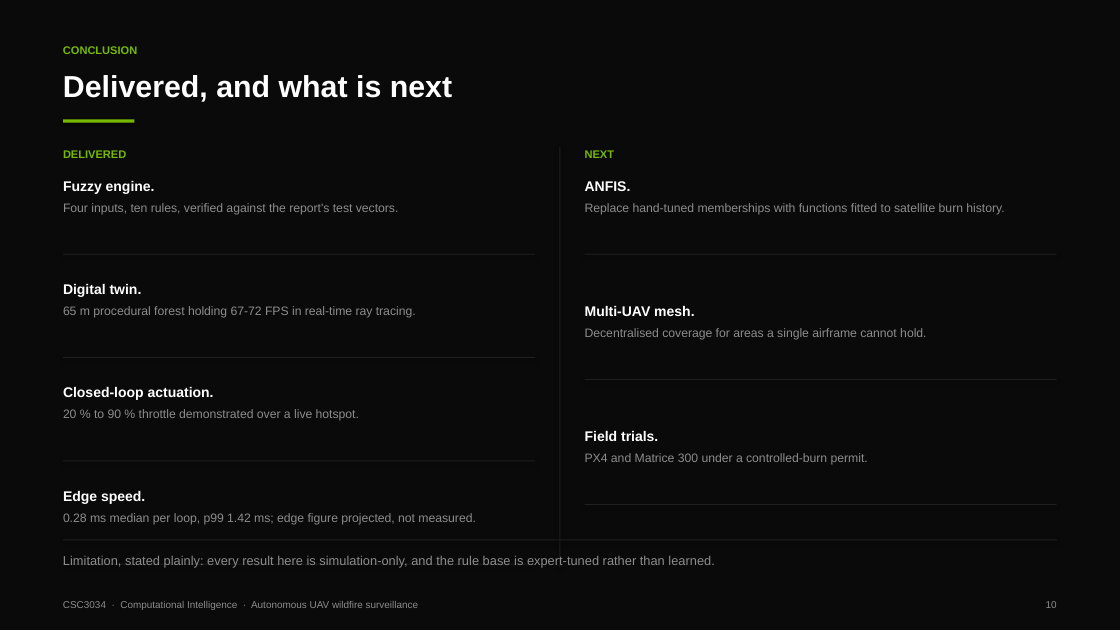
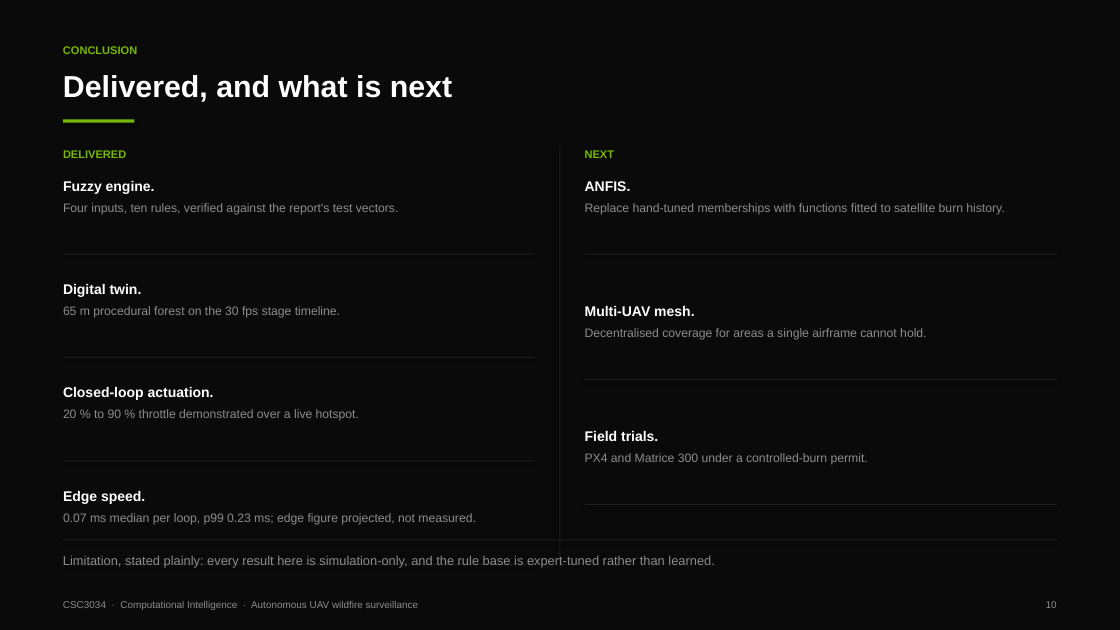
Before and after one commit to 123haiku/csc3034-fuzzy-wildfire-sim, a slide deck: slide 10 of docs/presentation/CSC3034_Presentation_Slides.pptx. Drawn at 1120x630 pixels with LibreOffice and Linux fonts; fonts in the diff are those of the drawing. Boxes give left, top, right and bottom in pixels: in the first picture for what was removed or moved away, otherwise in the second. Text is boxed around its words. In the diff, an @@ line names an element or a change of style, - is before the commit and + after.

Commit message:
feat(values): route every quoted figure through one measurement file
The poster, the report and the deck each carried their own copy of the latency,
mission and stage numbers, so a re-measurement on one machine left the other two
quoting superseded figures. This replaces the three copies with one source.

Measurement
- tools/presentation/measure.py writes docs/measurements.json: engine structure,
  the seed=0 mission log, the defuzzification benchmark, loop latency per scenario,
  and the scikit-fuzzy worst deviation.
- tools/presentation/values.py loads it for the poster and the deck.
- export_report_docx.py substitutes {{path.to.value}} tokens from the same file and
  generates Table 2 and Table 3 from it, so neither table is typed by hand.
- tools/verify_values.py diffs the built .docx, .pptx and poster .html against the
  measurement: 35 checks covering required figures, superseded figures, and the two
  report tables row by row.
- Drop tools/presentation/latency_probe.py, superseded by measure.py.

Correctness
- create_wildfire_stage.py had two sensor models: the attributes baked onto the UAV
  prim used 15/30/48 boost coefficients while the mission log used 16/32/50, so the
  stage telemetry and the report table disagreed. Both now call one
  synthesise_sensors(); the re-baked stage asset follows.
- The UAV docstring claimed spinning rotors that are static discs; corrected.

Report and figures
- export_report_docx.py rewritten around a block parser: heading hierarchy, styled
  tables with repeating headers, centred figures, page-number fields, and LaTeX
  flattened to linear text that Word can render.
- src/visualize_architecture.py replaces the fenced ASCII architecture block, which
  the exporter had been reading as one-cell tables.
- README documents the measurement step and the new layout.

```diff
--- a/docs/presentation/CSC3034_Presentation_Slides.pptx
+++ b/docs/presentation/CSC3034_Presentation_Slides.pptx
@@ text at box(63, 306, 340, 318): text changed @@
-65 m procedural forest holding 67-72 FPS in real-time ray tracing.
+65 m procedural forest on the 30 fps stage timeline.
@@ text at box(63, 513, 475, 525): text changed @@
-0.28 ms median per loop, p99 1.42 ms; edge figure projected, not measured.
+0.07 ms median per loop, p99 0.23 ms; edge figure projected, not measured.
```
Also in this commit, not shown: 5 other slides changed, 25 other files.
